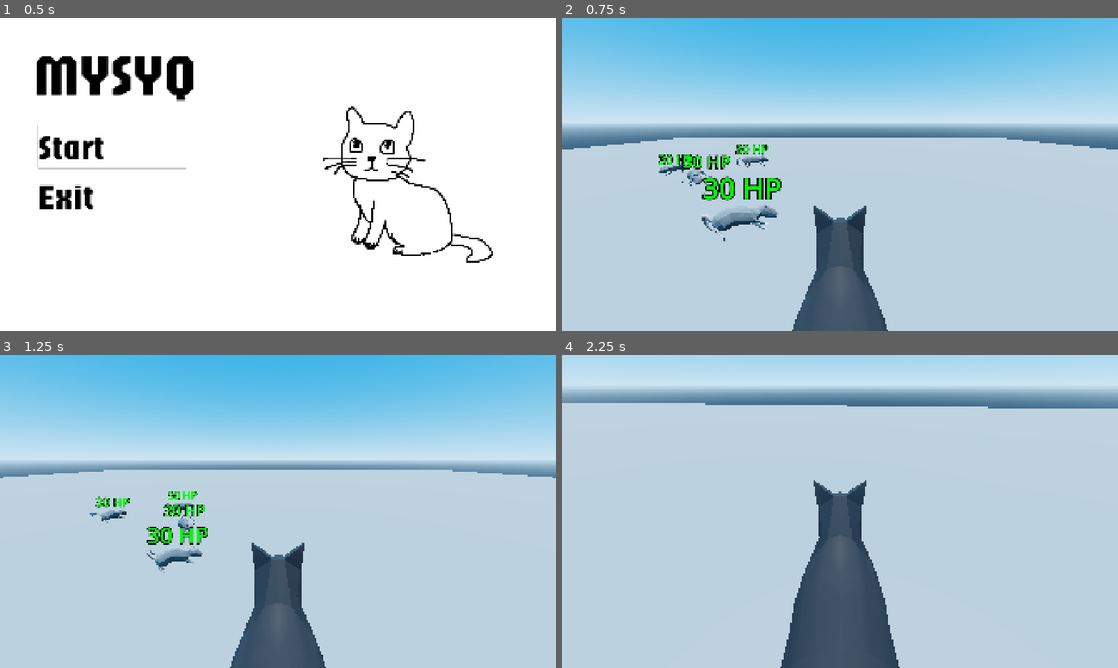
Above: before the commit, frames 1-4 (two rows, left to right).
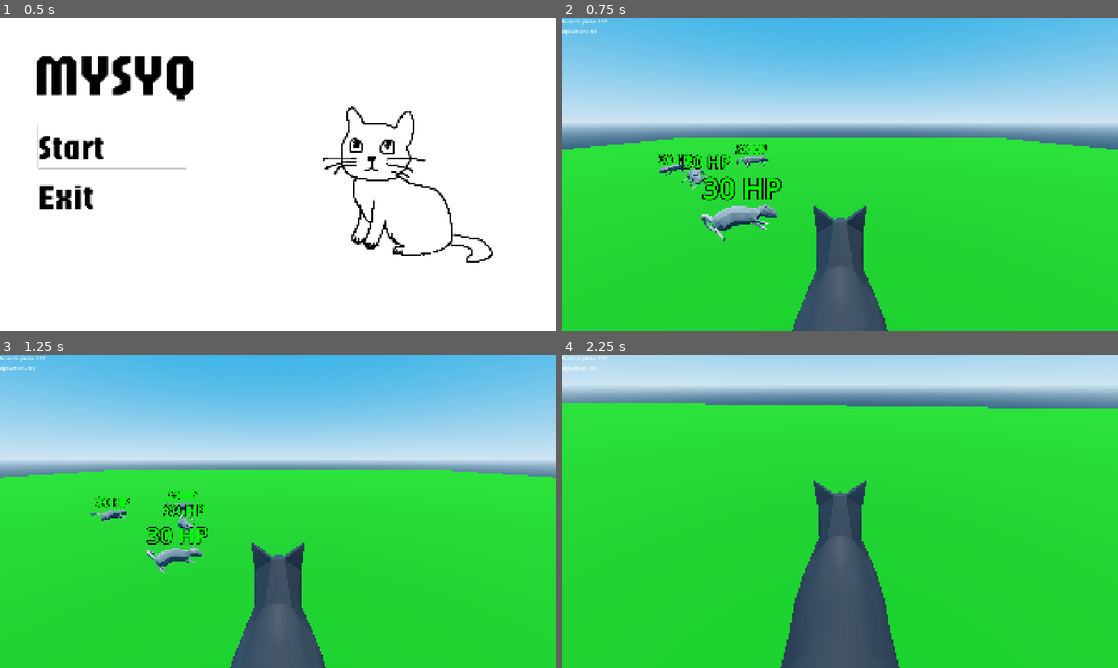
Above: after the commit, the same moments.

Repository: nimbl9/module2game_development-
Game: Godot game, scene res://menu/main_menu.tscn
The game is run twice, just before and just after one commit, with the same random seed, the same clock (stepped at 60 frames per second) and the same inputs. Sound files missing from this copy of the repository are replaced by a short silence.
Inputs (mouse positions are in pixels of both pictures, inside the frame that each line leads up to):
- Up to frame 1 (0.5 s): no input
- Up to frame 2 (0.75 s): click "Start" at 0.5 s
- Up to frame 3 (1.25 s): no input
- Up to frame 4 (2.25 s): tap Enter (ui_accept) at 1.25, 1.52 s; move the mouse to (867, 511) at 1.27 s; hold Up (ui_up) from 1.28 s (still down); click (867, 511) at 1.35 s; move the mouse to (812, 511) at 2.02 s; click (812, 511) at 2.1 s

Frame 1 is identical in both runs. In frame 2, 55% of the frame differs, in the area x 0-100%, y 0-100%; in frame 3, 58%; in frame 4, 76%.

Commit message:
module2updated

Diff:
--- a/cat/cat.gd
+++ b/cat/cat.gd
@@ -3,24 +3,34 @@
 @export var speed: float = 5.0
 @export var jump_velocity: float = 4.5
 @export var mouse_sensitivity: float = 0.003
+
 @export var attack_damage: int = 10
 @export var attack_range: float = 2.0
 @export var attack_cooldown: float = 0.5
 
 @onready var camera = $Camera3D
 @onready var attack_timer: float = 0.0
+var hud: CanvasLayer
 
 var gravity = ProjectSettings.get_setting("physics/3d/default_gravity")
 
 func _ready():
 	Input.set_mouse_mode(Input.MOUSE_MODE_CAPTURED)
 	add_to_group("player")
+	await get_tree().process_frame
+
+	hud = get_tree().get_first_node_in_group("hud")
+	if hud:
+		var mice = get_tree().get_nodes_in_group("mouse")
+		hud.set_total_mice(mice.size())
+		hud.connect("time_up", Callable(self, "_on_time_up"))
+		hud.connect("all_mice_killed", Callable(self, "_on_all_mice_killed"))
 
 func _input(event):
 	if event is InputEventMouseMotion and Input.get_mouse_mode() == Input.MOUSE_MODE_CAPTURED:
 		rotate_y(-event.relative.x * mouse_sensitivity)
 		camera.rotate_x(-event.relative.y * mouse_sensitivity)
-		camera.rotation.x = clamp(camera.rotation.x, -PI/2, PI/2)
+		camera.rotation.x = clamp(camera.rotation.x, -PI / 2, PI / 2)
 
 	if event.is_action_pressed("ui_cancel"):
 		Input.set_mouse_mode(Input.MOUSE_MODE_VISIBLE)
@@ -50,7 +60,7 @@
 		attack_timer = attack_cooldown
 
 func attack():
-	print("кот атакует!")
+	print("🐾 Кот атакует!")
 
 	var space_state = get_world_3d().direct_space_state
 	var query = PhysicsShapeQueryParameters3D.new()
@@ -66,6 +76,18 @@
 
 	for result in results:
 		var collider = result.collider
-		if collider.has_method("take_damage") and collider != self:
+		if collider != self and collider.has_method("take_damage"):
 			collider.take_damage(attack_damage)
-			print("попадание!")
+			print("💥 Попадание!")
+
+func on_mouse_killed():
+	if hud:
+		hud.add_kill()
+
+func _on_time_up():
+	print("Время вышло! Поражение!")
+	get_tree().change_scene_to_file("res://scenes/LoseScreen.tscn")
+
+func _on_all_mice_killed():
+	print("Все мыши уничтожены! Победа!")
+	get_tree().change_scene_to_file("res://scenes/WinScreen.tscn")
--- a/cat/cat.tscn
+++ b/cat/cat.tscn
@@ -1,12 +1,12 @@
 [gd_scene load_steps=5 format=3 uid="uid://cc0g868itwldw"]
 
 [ext_resource type="Script" uid="uid://cwvwek4vamhc0" path="res://cat/cat.gd" id="1_vgj48"]
-[ext_resource type="PackedScene" uid="uid://cukk0vw60y3jf" path="res://models/cat.glb" id="2_hxtwg"]
+[ext_resource type="PackedScene" uid="uid://cukk0vw60y3jf" path="res://cat/cat.glb" id="2_hxtwg"]
 [ext_resource type="Script" uid="uid://kbf732ri2ilg" path="res://cat/camera_3d.gd" id="3_hxtwg"]
 
 [sub_resource type="SphereShape3D" id="SphereShape3D_fpp7t"]
 
-[node name="Cat" type="CharacterBody3D"]
+[node name="Cat" type="CharacterBody3D" groups=["player"]]
 script = ExtResource("1_vgj48")
 
 [node name="CollisionShape3D" type="CollisionShape3D" parent="."]
--- /dev/null
+++ b/grass.tscn
@@ -0,0 +1,3 @@
+[gd_scene format=3 uid="uid://c5ttamoxvv2y8"]
+
+[node name="Grass" type="Node3D"]
--- /dev/null
+++ b/hud/hud.gd
@@ -0,0 +1,45 @@
+extends CanvasLayer
+
+var total_mice: int = 0
+var killed_mice: int = 0
+var remaining_time: float = 30.0
+var is_game_over: bool = false
+
+@onready var kill_label: Label = $VBoxContainer/LabelKillCount
+@onready var timer_label: Label = $VBoxContainer/LabelTimer
+
+signal time_up
+signal all_mice_killed
+
+func _ready():
+	_update_labels()
+
+func _process(delta):
+	if is_game_over:
+		return
+
+	remaining_time -= delta
+	if remaining_time <= 0:
+		remaining_time = 0
+		is_game_over = true
+		emit_signal("time_up")
+
+	_update_labels()
+
+func set_total_mice(count: int):
+	total_mice = count
+	_update_labels()
+
+func add_kill():
+	killed_mice += 1
+	_update_labels()
+
+	if killed_mice >= total_mice and not is_game_over:
+		is_game_over = true
+		emit_signal("all_mice_killed")
+
+func _update_labels():
+	if kill_label:
+		kill_label.text = "Мышей убито: %d / %d" % [killed_mice, total_mice]
+	if timer_label:
+		timer_label.text = "Время: %.1f сек" % remaining_time
--- /dev/null
+++ b/hud/hud.tscn
@@ -0,0 +1,17 @@
+[gd_scene load_steps=2 format=3 uid="uid://c14kmelueavwu"]
+
+[ext_resource type="Script" uid="uid://13eaa32rdkr8" path="res://hud/hud.gd" id="1_6ca3a"]
+
+[node name="Hud" type="CanvasLayer"]
+script = ExtResource("1_6ca3a")
+
+[node name="VBoxContainer" type="VBoxContainer" parent="."]
+offset_right = 651.0
+offset_bottom = 50.0
+theme_override_constants/separation = 10
+
+[node name="LabelKillCount" type="Label" parent="VBoxContainer"]
+layout_mode = 2
+
+[node name="LabelTimer" type="Label" parent="VBoxContainer"]
+layout_mode = 2
--- a/main.tscn
+++ b/main.tscn
@@ -1,7 +1,8 @@
-[gd_scene load_steps=9 format=3 uid="uid://cv8mvqsx0obds"]
+[gd_scene load_steps=11 format=3 uid="uid://cv8mvqsx0obds"]
 
 [ext_resource type="PackedScene" uid="uid://cc0g868itwldw" path="res://cat/cat.tscn" id="1_0xm2m"]
 [ext_resource type="PackedScene" uid="uid://wsl0j8nibipu" path="res://mouse/mouse.tscn" id="2_h2yge"]
+[ext_resource type="PackedScene" uid="uid://c14kmelueavwu" path="res://hud/hud.tscn" id="3_h2yge"]
 
 [sub_resource type="ProceduralSkyMaterial" id="ProceduralSkyMaterial_1bvp3"]
 sky_top_color = Color(0.10527871, 0.40915316, 0.62349343, 1)
@@ -21,7 +22,11 @@
 
 [sub_resource type="NavigationMesh" id="NavigationMesh_272bh"]
 
+[sub_resource type="StandardMaterial3D" id="StandardMaterial3D_0xm2m"]
+albedo_color = Color(0.0023957563, 0.5870765, 0, 1)
+
 [sub_resource type="BoxMesh" id="BoxMesh_0xm2m"]
+material = SubResource("StandardMaterial3D_0xm2m")
 
 [sub_resource type="ConcavePolygonShape3D" id="ConcavePolygonShape3D_h2yge"]
 data = PackedVector3Array(-0.5, 0.5, 0.5, 0.5, 0.5, 0.5, -0.5, -0.5, 0.5, 0.5, 0.5, 0.5, 0.5, -0.5, 0.5, -0.5, -0.5, 0. …(500 unchanged characters)…
@@ -39,7 +44,7 @@
 navigation_mesh = SubResource("NavigationMesh_272bh")
 
 [node name="MeshInstance3D" type="MeshInstance3D" parent="NavigationRegion3D"]
-transform = Transform3D(1, 0, 0, 0, 0.99999994, 0, 0, 0, 1, 0, -0.6148274, 0)
+transform = Transform3D(1, 0, 0, 0, 0.9999998, 0, 0, 0, 1, 0, -0.61482733, 0)
 mesh = SubResource("BoxMesh_0xm2m")
 
 [node name="StaticBody3D" type="StaticBody3D" parent="NavigationRegion3D/MeshInstance3D"]
@@ -66,3 +71,5 @@
 
 [node name="Mouse3" parent="." instance=ExtResource("2_h2yge")]
 transform = Transform3D(1, 0, 0, 0, 1, 0, 0, 0, 1, -3.6183596, 0.30914462, -1.5481621)
+
+[node name="Hud" parent="." instance=ExtResource("3_h2yge")]
--- a/menu/main_menu.tscn
+++ b/menu/main_menu.tscn
@@ -1,8 +1,8 @@
 [gd_scene load_steps=5 format=3 uid="uid://btgqgyq3fah72"]
 
 [ext_resource type="Script" uid="uid://wwgphncdmd43" path="res://menu/main_menu.gd" id="1_7vrkn"]
-[ext_resource type="Texture2D" uid="uid://c8vj17eecrgce" path="res://models/menu.png" id="2_o5w3e"]
-[ext_resource type="FontFile" uid="uid://crxqyvmyb2uuc" path="res://models/font/Jaro-Regular-VariableFont_opsz.ttf" id="3_fu7sn"]
+[ext_resource type="Texture2D" uid="uid://c8vj17eecrgce" path="res://menu/menu.png" id="2_o5w3e"]
+[ext_resource type="FontFile" uid="uid://crxqyvmyb2uuc" path="res://font/Jaro-Regular-VariableFont_opsz.ttf" id="3_fu7sn"]
 
 [sub_resource type="StyleBoxFlat" id="StyleBoxFlat_jix8l"]
 bg_color = Color(0.6, 0.6, 0.6, 0)
--- /dev/null
+++ b/models/grass.gdshader
@@ -0,0 +1,21 @@
+shader_type spatial;
+render_mode cull_disabled;
+
+uniform vec3 color : source_color;
+uniform vec3 color2 : source_color;
+uniform sampler2D noise;
+uniform float noiseScale = 20.0;
+
+varying vec3 worldPos;
+
+void vertex() {
+	worldPos = (MODEL_MATRIX * vec4(VERTEX, 1.0)).xyz;
+}
+
+void fragment() {
+	vec3 noiseLevel = texture(noise, worldPos.xz / noiseScale).rgb;
+	ALBEDO = mix(color, color2, 1.0- UV.y) * mix(color, color2, noiseLevel.r);
+	if (!FRONT_FACING) {
+		NORMAL = -NORMAL;
+	}
+}
--- a/mouse/mouse.gd
+++ b/mouse/mouse.gd
@@ -13,6 +13,10 @@
 var is_fleeing: bool = false
 var hp_label: Label3D = null
 
+var hit_sound: AudioStreamPlayer3D
+var death_sound: AudioStreamPlayer3D
+var is_dead: bool = false
+
 enum State { WANDER, FLEE }
 var current_state: State = State.WANDER
 
@@ -24,7 +28,13 @@
 	if hp_label:
 		_update_hp_label()
 
+	hit_sound = get_node_or_null("HitSound")
+	death_sound = get_node_or_null("DeathSound")
+
 func _physics_process(delta):
+	if is_dead:
+		return
+
 	if hp <= 0:
 		die()
 		return
@@ -54,7 +64,6 @@
 
 func wander(delta):
 	current_speed = walk_speed
-
 	wander_timer -= delta
 
 	if wander_timer <= 0:
@@ -76,14 +85,12 @@
 		return false
 
 	var distance = global_position.distance_to(player.global_position)
-
 	if distance > detection_range:
 		return false
 
 	var direction_to_player = (player.global_position - global_position).normalized()
 	var forward = -global_transform.basis.z.normalized()
 	var angle = rad_to_deg(acos(forward.dot(direction_to_player)))
-
 	if angle > vision_angle / 2:
 		return false
 
@@ -107,19 +114,39 @@
 		0,
 		randf_range(-1, 1)
 	).normalized()
-
 	wander_timer = randf_range(2.0, 5.0)
 
 func take_damage(damage: int):
+	if is_dead:
+		return
+
 	hp -= damage
-	print("мышь получила урон, осталось хп: ", hp)
+	print("мышь получила урон, осталось хп:", hp)
 	_update_hp_label()
 
-	if hp <= 0:
+	if hp > 0:
+		if hit_sound:
+			hit_sound.play()
+	else:
 		die()
 
 func die():
+	if is_dead:
+		return
+	is_dead = true
+
 	print("мышь умерла")
+
+	player = get_tree().get_first_node_in_group("player")
+	if player and player.has_method("on_mouse_killed"):
+		player.on_mouse_killed()
+
+	if death_sound:
+		death_sound.play()
+		await get_tree().create_timer(death_sound.stream.get_length()).timeout
+	else:
+		await get_tree().create_timer(0.5).timeout
+
 	queue_free()
 
 func _update_hp_label():
--- a/mouse/mouse.tscn
+++ b/mouse/mouse.tscn
@@ -1,11 +1,13 @@
-[gd_scene load_steps=4 format=3 uid="uid://wsl0j8nibipu"]
+[gd_scene load_steps=6 format=3 uid="uid://wsl0j8nibipu"]
 
 [ext_resource type="Script" uid="uid://btluu3rvcd5ld" path="res://mouse/mouse.gd" id="1_5e6jn"]
-[ext_resource type="PackedScene" uid="uid://bejw3a1wqw334" path="res://models/rat.glb" id="2_4c4w8"]
+[ext_resource type="PackedScene" uid="uid://bejw3a1wqw334" path="res://mouse/rat.glb" id="2_4c4w8"]
+[ext_resource type="AudioStream" uid="uid://cp1qux5khb2xm" path="res://mouse/hit.mp3" id="3_f0xux"]
+[ext_resource type="AudioStream" uid="uid://cmw3fb6ojam2s" path="res://mouse/death.mp3" id="4_pse3o"]
 
 [sub_resource type="CapsuleShape3D" id="CapsuleShape3D_784w7"]
 
-[node name="Mouse" type="CharacterBody3D"]
+[node name="Mouse" type="CharacterBody3D" groups=["mouse"]]
 script = ExtResource("1_5e6jn")
 
 [node name="Model" parent="." instance=ExtResource("2_4c4w8")]
@@ -19,3 +21,9 @@
 transform = Transform3D(1, 0, 0, 0, 1, 0, 0, 0, 1, 0, 0.5, 0)
 billboard = 1
 font_size = 64
+
+[node name="HitSound" type="AudioStreamPlayer3D" parent="."]
+stream = ExtResource("3_f0xux")
+
+[node name="DeathSound" type="AudioStreamPlayer3D" parent="."]
+stream = ExtResource("4_pse3o")
Renamed: models/cat.glb -> cat/cat.glb
Not shown, added: cat/cat.glb.import
Renamed: models/font/Jaro-Regular-VariableFont_opsz.ttf -> font/Jaro-Regular-VariableFont_opsz.ttf
Not shown, changed: font/Jaro-Regular-VariableFont_opsz.ttf.import
Not shown, added: hud/hud.gd.uid
Renamed: models/menu.png -> menu/menu.png
Not shown, changed: menu/menu.png.import
Not shown, added: models/grass.gdshader.uid
Binary file added: models/grass.glb
Not shown, changed: models/grass.glb.import
Binary file added: models/grass2.glb
Not shown, changed: models/grass2.glb.import
(and 9 more such lines)
